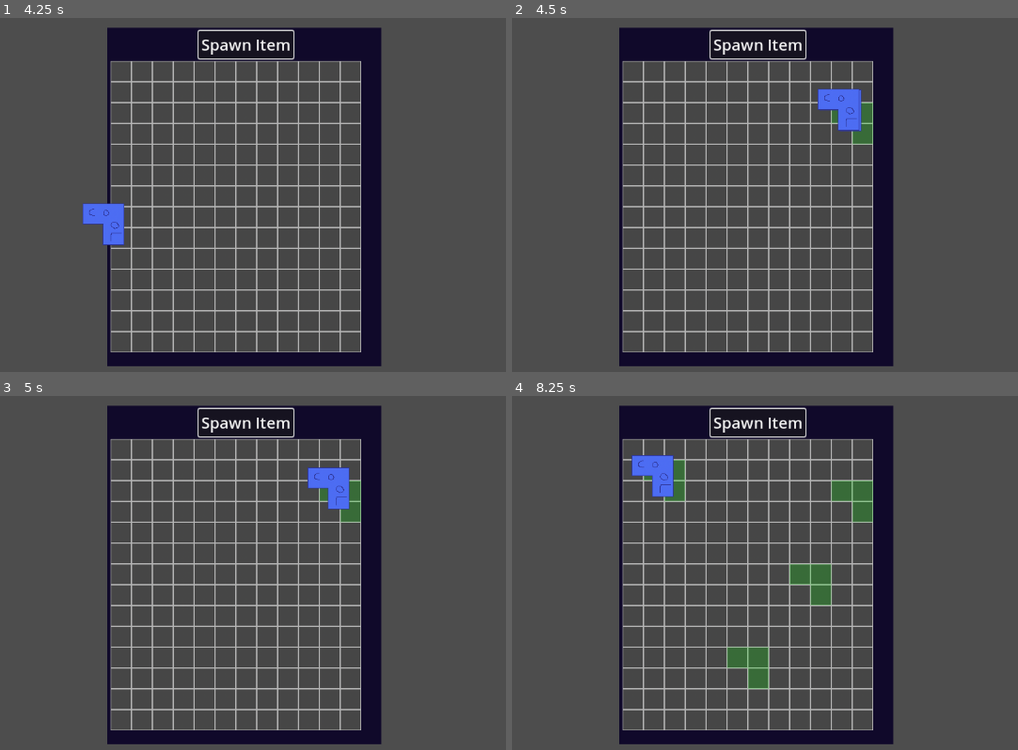
Above: before the commit, frames 1-4 (two rows, left to right).
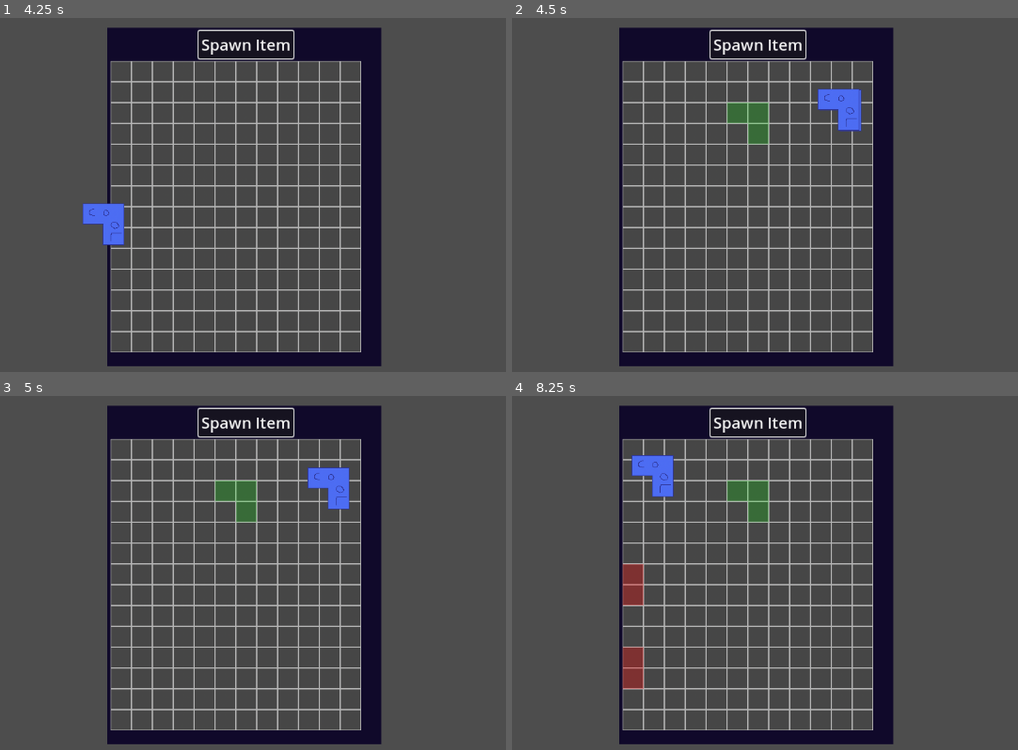
Above: after the commit, the same moments.

Repository: zMenta/Godot4GridInventory
Game: Godot game, scene res://main/main.tscn
The game is run twice, just before and just after one commit, with the same random seed, the same clock (stepped at 60 frames per second) and the same inputs.
Inputs (mouse positions are in pixels of both pictures, inside the frame that each line leads up to):
- Up to frame 1 (4.25 s): click "Spawn Item" at 0.5 s; click "Spawn Item" at 1.25 s; click "Spawn Item" at 2 s; tap Enter at 2.75 s; move the mouse to (419, 180) at 2.77 s; tap Space at 3.5 s; move the mouse to (101, 223) at 3.52 s
- Up to frame 2 (4.5 s): tap Enter at 4.25 s; move the mouse to (840, 110) at 4.27 s
- Up to frame 3 (5 s): no input
- Up to frame 4 (8.25 s): tap Space at 5, 6.5 s; move the mouse to (729, 665) at 5.02 s; tap Enter at 5.75 s; move the mouse to (992, 643) at 5.77 s; move the mouse to (542, 519) at 6.52 s; move the mouse to (805, 580) at 7.27 s; move the mouse to (653, 477) at 8.02 s

Frame 1 is identical in both runs. In frame 2, 1.1% of the frame differs, in the area x 42-72%, y 23-36%; in frame 3, 1.1%; in frame 4, 4.1%, in the area x 21-72%, y 18-83%.

Commit message:
adjusted slot and texture item alignement WIP

Diff:
--- a/GridInventory/item/item.gd
+++ b/GridInventory/item/item.gd
@@ -22,6 +22,13 @@
 		mouse_filter = MOUSE_FILTER_IGNORE
 	else:
 		mouse_filter = MOUSE_FILTER_PASS
+
+
+func _ready() -> void:
+	# Moving the hitbox x axis 1 slot to the left;
+	# So it's more aligned with the texture.
+	for i in item_grid.size():
+		item_grid[i] -= Vector2i(1,0)
 
 
 func _process(delta: float) -> void:
